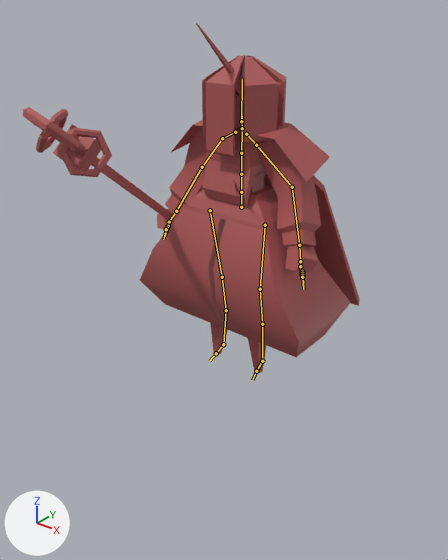
An edit to the FBX model ShadowStepGame/asset/model/chr/enemies2/Standing Death Backward 01.fbx, drawn before and after from the same camera.
One viewpoint serves both versions: a camera (50 mm lens) standing at (0.306, -0.427, 0.348) and looking at (-0.011, -0.031, 0.103). The lights are fixed; the arrows at lower left show +X, +Y and +Z. The older version comes first. The bones that change, and the others that lie on the model, are drawn over the model as lines.

In view in the first picture: 'pCube2', 'pCube6', 'pCylinder1', 'pTorus3', 'pasted__pasted__pCube11', 'pasted__pasted__pCube12', 'pasted__pasted__pCube15', 'pasted__pasted__pCube5', '球', '立方体'.
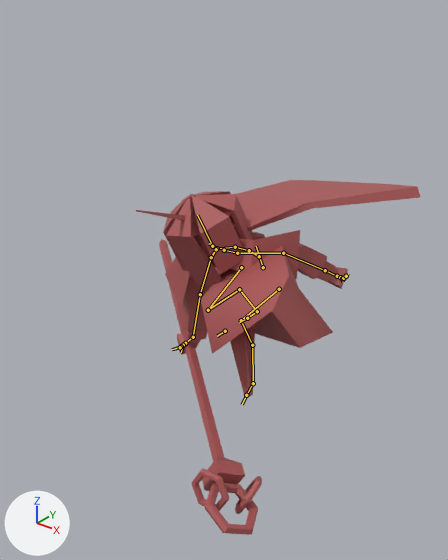
The newer file adds an action. The first version stands in its rest pose; the second is drawn at frame 1 of the action 'Armature.001|Armature.001|mixamo.com|Layer0.002'.

Where the change shows, as pixel boxes (x1, y1, x2, y2) in the pictures (448 x 560 px):
'pasted__pasted__pCube11', posed: before (140, 184, 351, 357); after (201, 246, 333, 354)
'pasted__pasted__pCube5', posed (18% shorter): before (157, 120, 330, 273); after (165, 230, 348, 355)
'pCylinder1', posed (7% shorter): before (202, 55, 287, 157); after (163, 191, 252, 286)
'pasted__pasted__pCube15', posed (31% wider, 49% shorter): before (202, 128, 360, 306); after (212, 180, 420, 270)
'pTorus3', posed: before (23, 107, 173, 221); after (159, 239, 262, 535)
'pasted__pasted__pCube12', posed: before (210, 323, 266, 374); after (230, 323, 257, 397)
'pCube2', posed (31% wider, 78% shorter): before (196, 23, 234, 72); after (136, 210, 186, 220)
'球', posed (mostly hidden): before (235, 80, 245, 112); after (194, 216, 204, 247)
'立方体', posed (mostly hidden): before (236, 129, 264, 193); after (209, 258, 214, 263)
bone 'mixamorig:Hips', root to tip: before (241, 207) to (241, 178); after (263, 267) to (256, 246)
bone 'mixamorig:Spine', root to tip: before (241, 192) to (241, 174); after (259, 256) to (249, 250)
bone 'mixamorig:Spine1', root to tip: before (241, 174) to (241, 153); after (249, 250) to (235, 247)
bone 'mixamorig:Spine2', root to tip: before (241, 153) to (242, 130); after (235, 247) to (218, 248)
bone 'mixamorig:Neck', root to tip: before (242, 128) to (242, 116); after (217, 248) to (209, 243)
bone 'mixamorig:Head', root to tip: before (241, 121) to (242, 79); after (212, 246) to (197, 215)
bone 'mixamorig:LeftShoulder', root to tip: before (246, 134) to (256, 145); after (224, 250) to (237, 253)
bone 'mixamorig:LeftArm', root to tip: before (256, 145) to (292, 187); after (237, 253) to (283, 253)
bone 'mixamorig:LeftForeArm', root to tip: before (292, 187) to (299, 245); after (283, 253) to (325, 270)
bone 'mixamorig:LeftHand', root to tip: before (299, 245) to (300, 261); after (325, 270) to (337, 276)
bone 'mixamorig:LeftHandIndex1', root to tip: before (300, 261) to (301, 274); after (337, 276) to (345, 279)
bone 'mixamorig:LeftHandIndex2', root to tip: before (300, 266) to (301, 279); after (340, 277) to (343, 282)
bone 'mixamorig:LeftHandIndex3', root to tip: before (302, 271) to (303, 283); after (342, 278) to (345, 276)
bone 'mixamorig:RightShoulder', root to tip: before (235, 132) to (222, 138); after (216, 249) to (211, 257)
bone 'mixamorig:RightArm', root to tip: before (222, 138) to (202, 167); after (211, 257) to (200, 294)
bone 'mixamorig:RightForeArm', root to tip: before (202, 167) to (176, 211); after (200, 294) to (193, 337)
bone 'mixamorig:RightHand', root to tip: before (176, 211) to (169, 222); after (193, 337) to (185, 343)
bone 'mixamorig:RightHandIndex1', root to tip: before (169, 222) to (166, 232); after (185, 343) to (179, 348)
bone 'mixamorig:RightHandIndex2', root to tip: before (168, 226) to (165, 236); after (183, 345) to (181, 352)
bone 'mixamorig:RightHandIndex3', root to tip: before (167, 228) to (164, 237); after (181, 346) to (173, 349)
bone 'mixamorig:LeftUpLeg', root to tip: before (265, 225) to (260, 289); after (279, 289) to (241, 320)
bone 'mixamorig:LeftLeg', root to tip: before (260, 289) to (262, 324); after (241, 320) to (252, 345)
bone 'mixamorig:LeftFoot', root to tip: before (262, 324) to (262, 361); after (252, 345) to (253, 383)
bone 'mixamorig:RightUpLeg', root to tip: before (210, 210) to (222, 277); after (241, 267) to (208, 310)
bone 'mixamorig:RightLeg', root to tip: before (222, 277) to (226, 310); after (208, 310) to (239, 289)
bone 'mixamorig:RightFoot', root to tip: before (226, 310) to (223, 344); after (239, 289) to (257, 311)
bone 'mixamorig:RightToeBase', root to tip: before (223, 344) to (216, 353); after (257, 311) to (247, 318)

The edits, one by one:
Bone 'mixamorig:Hips' (bone_mixamorig_hips) moves from (0.0, 0.0, 0.0) to (0.0039, -0.0668, -0.0296).
Bone 'mixamorig:Hips' (bone_mixamorig_hips) turns from (0, 0, 0) to (20, -18, 1) degrees about its own x, y and z.
Bone 'mixamorig:Spine' (bone_mixamorig_spine) turns from (0, 0, 0) to (32, 4, -4) degrees about its own x, y and z.
Bone 'mixamorig:Spine1' (bone_mixamorig_spine1) turns from (0, 0, 0) to (13, 7, 5) degrees about its own x, y and z.
Bone 'mixamorig:Spine2' (bone_mixamorig_spine2) turns from (0, 0, 0) to (14, 8, 3) degrees about its own x, y and z.
Bone 'mixamorig:Neck' (bone_mixamorig_neck) turns from (0, 0, 0) to (-28, 1, -5) degrees about its own x, y and z.
Bone 'mixamorig:Head' (bone_mixamorig_head) turns from (0, 0, 0) to (-27, 1, -7) degrees about its own x, y and z.
Bone 'mixamorig:LeftShoulder' (bone_mixamorig_leftshoulder) turns from (0, 0, 0) to (-11, 2, -1) degrees about its own x, y and z.
Bone 'mixamorig:LeftArm' (bone_mixamorig_leftarm) turns from (0, 0, 0) to (14, 7, 40) degrees about its own x, y and z.
Bone 'mixamorig:LeftForeArm' (bone_mixamorig_leftforearm) turns from (0, 0, 0) to (-11, 0, -17) degrees about its own x, y and z.
Bone 'mixamorig:LeftHand' (bone_mixamorig_lefthand) turns from (0, 0, 0) to (5, -7, -12) degrees about its own x, y and z.
Bone 'mixamorig:LeftHandIndex1' (bone_mixamorig_lefthandindex1) turns from (0, 0, 0) to (-5, 3, 7) degrees about its own x, y and z.
Bone 'mixamorig:LeftHandIndex2' (bone_mixamorig_lefthandindex2) turns from (0, 0, 0) to (13, -6, 28) degrees about its own x, y and z.
Bone 'mixamorig:LeftHandIndex3' (bone_mixamorig_lefthandindex3) turns from (0, 0, 0) to (32, 1, -22) degrees about its own x, y and z.
Bone 'mixamorig:RightShoulder' (bone_mixamorig_rightshoulder) turns from (0, 0, 0) to (-19, -24, -17) degrees about its own x, y and z.
Bone 'mixamorig:RightArm' (bone_mixamorig_rightarm) turns from (0, 0, 0) to (-46, 5, -15) degrees about its own x, y and z.
Bone 'mixamorig:RightForeArm' (bone_mixamorig_rightforearm) turns from (0, 0, 0) to (-6, -4, 27) degrees about its own x, y and z.
Bone 'mixamorig:RightHand' (bone_mixamorig_righthand) turns from (0, 0, 0) to (3, 6, 39) degrees about its own x, y and z.
Bone 'mixamorig:RightHandIndex1' (bone_mixamorig_righthandindex1) turns from (0, 0, 0) to (-22, 0, -5) degrees about its own x, y and z.
Bone 'mixamorig:RightHandIndex2' (bone_mixamorig_righthandindex2) turns from (0, 0, 0) to (11, 3, -25) degrees about its own x, y and z.
Bone 'mixamorig:RightHandIndex3' (bone_mixamorig_righthandindex3) turns from (0, 0, 0) to (-13, 14, 42) degrees about its own x, y and z.
Bone 'mixamorig:LeftUpLeg' (bone_mixamorig_leftupleg) turns from (0, 0, 0) to (103, -31, 27) degrees about its own x, y and z.
Bone 'mixamorig:LeftLeg' (bone_mixamorig_leftleg) turns from (0, 0, 0) to (-118, -27, -5) degrees about its own x, y and z.
Bone 'mixamorig:LeftFoot' (bone_mixamorig_leftfoot) turns from (0, 0, 0) to (8, 5, 21) degrees about its own x, y and z.
Bone 'mixamorig:RightUpLeg' (bone_mixamorig_rightupleg) turns from (0, 0, 0) to (42, 18, -29) degrees about its own x, y and z.
Bone 'mixamorig:RightLeg' (bone_mixamorig_rightleg) turns from (0, 0, 0) to (-143, 17, 21) degrees about its own x, y and z.
Bone 'mixamorig:RightFoot' (bone_mixamorig_rightfoot) turns from (0, 0, 0) to (14, 7, -77) degrees about its own x, y and z.
Bone 'mixamorig:RightToeBase' (bone_mixamorig_righttoebase) turns from (0, 0, 0) to (34, 6, -7) degrees about its own x, y and z.
